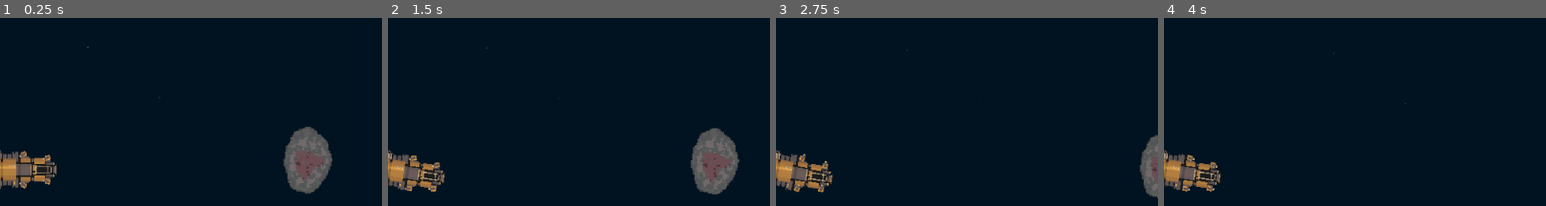
Above: before the commit, frames 1-4 (left to right).
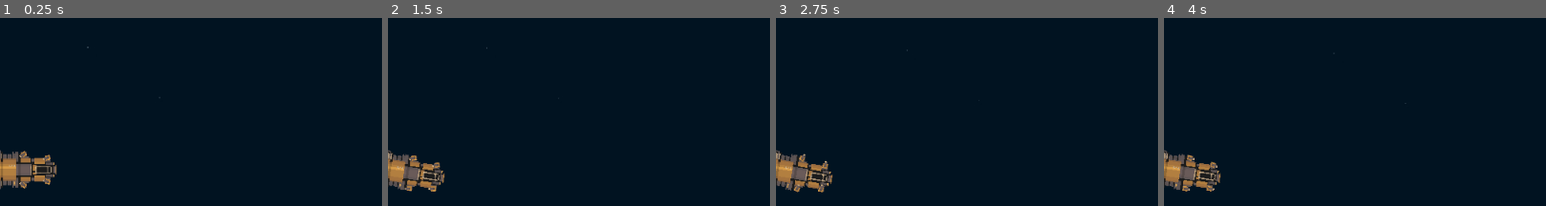
Above: after the commit, the same moments.

Repository: Senatrius/ablation
Game: Godot game, scene res://systems/game/game.tscn
Same seed, same stepped clock (60 frames per second), same inputs: the game is played once before the commit and once after it.
Inputs (mouse positions are % of the whole screen's width and height, from its top left):
- Up to frame 1 (0.25 s): no input
- Up to frame 2 (1.5 s): tap Enter at 0.5 s; move the mouse to (72, 51) at 0.52 s; hold D (turn_right) 0.53-1.28 s; hold S (decelerate) 0.53-1.28 s; move the mouse to (30, 63) at 1.27 s; hold A (turn_left) from 1.28 s (still down); click (30, 63) at 1.35 s
- Up to frame 3 (2.75 s): move the mouse to (60, 32) at 2.02 s; release A (turn_left) at 2.03 s; hold D (turn_right) from 2.03 s (still down); hold S (decelerate) from 2.03 s (still down)
- Up to frame 4 (4 s): move the mouse to (45, 80) at 2.77 s; release D (turn_right) at 2.78 s; release S (decelerate) at 2.78 s; hold W (accelerate) 2.78-3.53 s; click (45, 80) at 2.85 s; tap Space at 3.5 s; move the mouse to (80, 74) at 3.52 s; hold A (turn_left) from 3.53 s (still down); hold S (decelerate) from 3.53 s (still down)
The pictures show only the part of the screen within x 50-100%, y 17-67%; the shares and areas given below are measured in that part.

The runs differ from the first frame. In frame 1, 3.4% of the frame differs, in the area x 74-87%, y 57-94%; in frame 2, 3.4%; in frame 3, 1.2%; in frame 4, nothing differs.
Error after the commit: Invalid access to property or key 'passes' on a base object of type 'Resource (AsteroidDefinition)'. (res://systems/asteroid/asteroid_generator.gd:86)

Commit message:
routine asteroid debugging

Diff:
--- a/systems/asteroid/asteroid.gd
+++ b/systems/asteroid/asteroid.gd
@@ -1,52 +1,40 @@
 @tool
 class_name Asteroid extends RigidBody2D
 
-## A chunk broke off. `material_counts` maps material index (into asteroid_def.materials) to cell count.
-## Listeners are copied onto fragments automatically, so connect once and you'll hear every piece.
 signal chunk_broken(material_counts: Dictionary[int, int], world_position: Vector2)
-## A disconnected piece split off as its own asteroid.
 signal fragment_spawned(fragment: Asteroid)
 
 const HIT_SEARCH_DISTANCE: float = 6.0
 const HIT_SEARCH_STEP: float = 0.5
-## How many visual damage stages a chunk goes through. Repainting is skipped between stages.
 const DAMAGE_PAINT_STEPS: int = 12
-## How far collision outlines are shrunk to clean up degenerate geometry. Invisible at this size.
 const COLLISION_CLEANUP_INSET: float = 0.01
 
 @export var asteroid_def: AsteroidDefinition
 @export var gen_seed: int = 0
-@export var collision_recalculation_interval: float = 0.1
-@export var mass_per_density: float = 0.01
+@export_range(0.0, 1.0, 0.01, "or_greater", "suffix:s") var collision_recalculation_interval: float = 0.1
+@export_range(0.0001, 1.0, 0.0001, "or_greater") var mass_per_density: float = 0.01
 
 @export_group("Chunks")
-## Average chunk diameter in cells.
-@export var chunk_size: float = 7.0
+@export_range(2.0, 32.0, 0.5, "or_greater") var chunk_size: float = 7.0
 @export_range(0.0, 0.9) var chunk_size_variation: float = 0.45
-## Chunks smaller than this get merged into a neighbour.
-@export var min_chunk_cells: int = 8
-## Multiplier on a chunk's summed cell durability. 1.0 = same total work as the old per-cell mining.
-@export var chunk_toughness: float = 1.0
-## Fraction of damage that also leaks into each neighbouring chunk. Builds chain breaks.
+@export_range(1, 64, 1, "or_greater") var min_chunk_cells: int = 8
+@export_range(0.05, 4.0, 0.05, "or_greater") var chunk_toughness: float = 1.0
 @export_range(0.0, 1.0) var damage_spread: float = 0.1
 
 @export_group("Breaking")
-## Disconnected pieces smaller than this crumble into debris instead of floating away.
-@export var min_fragment_cells: int = 40
+@export_range(0, 200, 1, "or_greater") var min_fragment_cells: int = 40
 @export var fragment_kick: float = 12.0
 @export var debris_min_speed: float = 20.0
 @export var debris_max_speed: float = 60.0
 @export var debris_max_spin: float = 4.0
 
 @export_group("Debug")
-## Tint every chunk a different colour. Press Generate to see it in the editor.
 @export var debug_show_chunks: bool = false
 
 @export_tool_button("Generate")
 var generate_button: Callable = generate
 
 var cells: PackedByteArray
-## Display-only now: the per-cell view of its chunk's damage, used for painting.
 var health: PackedFloat32Array
 var size: Vector2i
 var chunks: ChunkMap
@@ -65,7 +53,6 @@
 var _collision_interval: float = 0.0
 var _is_fragment: bool = false
 var _shape_owner: int = -1
-# Running sums over cells (in density units) so mass properties update in O(1) per removed cell.
 var _mass_sum: float = 0.0
 var _mass_moment: Vector2 = Vector2.ZERO
 var _mass_second_moment: float = 0.0
@@ -82,6 +69,7 @@
 	if asteroid_def == null:
 		return
 
+	_validate_settings()
 	_used_seed = gen_seed if gen_seed != 0 else randi()
 	_tint_offset = Vector2i.ZERO
 	size = Vector2i(asteroid_def.width, asteroid_def.height)
@@ -97,8 +85,28 @@
 		min_chunk_cells, chunk_toughness, _used_seed)
 	_build()
 
-
-## Everything that follows from `cells`, `health` and `chunks`. Shared by fresh asteroids and fragments.
+func _validate_settings() -> void:
+	var problems: PackedStringArray = PackedStringArray()
+	if chunk_size < 2.0:
+		problems.append("chunk_size %s -> 7.0" % chunk_size)
+		chunk_size = 7.0
+	if chunk_toughness <= 0.0:
+		problems.append("chunk_toughness %s -> 1.0" % chunk_toughness)
+		chunk_toughness = 1.0
+	if min_chunk_cells < 1:
+		problems.append("min_chunk_cells %s -> 8" % min_chunk_cells)
+		min_chunk_cells = 8
+	if mass_per_density <= 0.0:
+		problems.append("mass_per_density %s -> 0.01" % mass_per_density)
+		mass_per_density = 0.01
+	if debris_max_speed < debris_min_speed:
+		problems.append("debris_max_speed %s -> %s" % [debris_max_speed, debris_min_speed])
+		debris_max_speed = debris_min_speed
+
+	if not problems.is_empty():
+		push_warning("%s: invalid asteroid settings (check for overrides saved in the scene), using defaults: %s"
+			% [get_path() if is_inside_tree() else name, ", ".join(problems)])
+
 func _build() -> void:
 	_origin = -Vector2(size) / 2.0
 	_solid = 0
@@ -132,11 +140,9 @@
 		return
 
 	var cx: int = center % size.x
-	@warning_ignore("integer_division")
 	var cy: int = center / size.x
 	var reach: int = ceili(radius)
 
-	# Pool the damage per chunk instead of applying it to individual cells.
 	var hits: Dictionary[int, float] = {}
 	for dy: int in range(-reach, reach + 1):
 		for dx: int in range(-reach, reach + 1):
@@ -197,20 +203,18 @@
 
 	for i: int in indices:
 		var x: int = i % size.x
-		@warning_ignore("integer_division")
 		var y: int = i / size.x
 		debris_image.set_pixel(x - rect.position.x, y - rect.position.y, _image.get_pixel(x, y))
 		var material: int = cells[i] - 1
 		material_counts[material] = material_counts.get(material, 0) + 1
 
 	var local_center: Vector2 = _origin + Vector2(rect.position) + Vector2(rect.size) / 2.0
-	_spawn_debris(debris_image, local_center, world_direction)
+	_spawn_debris(debris_image, local_center, world_direction, material_counts)
 	chunk_broken.emit(material_counts, to_global(local_center))
 
 	chunks.forget(chunk)
 	_islands_dirty = true
 	_remove_cells(indices)
-
 
 func _remove_cells(indices: PackedInt32Array) -> void:
 	for i: int in indices:
@@ -230,12 +234,11 @@
 		_repaint_with_neighbours(i)
 
 
-func _spawn_debris(image: Image, local_center: Vector2, world_direction: Vector2) -> void:
+func _spawn_debris(image: Image, local_center: Vector2, world_direction: Vector2, material_count: Dictionary[int, int]) -> void:
 	var parent: Node = get_parent()
 	if parent == null or Engine.is_editor_hint():
 		return
 
-	# Fly out of the surface and back toward the shooter, plus whatever the asteroid was doing.
 	var outward: Vector2 = global_transform.basis_xform(local_center - center_of_mass).normalized()
 	var direction: Vector2 = (outward - world_direction.normalized() * 0.6).normalized()
 	var world_center: Vector2 = to_global(local_center)
@@ -243,16 +246,13 @@
 		+ direction.rotated(randf_range(-0.4, 0.4)) * randf_range(debris_min_speed, debris_max_speed)
 
 	var debris: ChunkDebris = ChunkDebris.new()
-	debris.setup(image, world_center, global_rotation, velocity, randf_range(-debris_max_spin, debris_max_spin))
+	debris.setup(image, world_center, global_rotation, velocity, randf_range(-debris_max_spin, debris_max_spin), material_count)
 	parent.add_child(debris)
 
 
 func _split_islands() -> void:
 	_islands_dirty = false
 
-	# Connectivity is checked on the chunk graph, not the cell grid: chunks are always internally
-	# connected and only ever removed whole, so two touching chunks stay touching while both exist.
-	# That's a few hundred nodes instead of tens of thousands of cells.
 	var islands: Array[PackedInt32Array] = []  # chunk ids per island
 	var island_cells: PackedInt32Array = PackedInt32Array()
 	var visited: PackedByteArray = PackedByteArray()
@@ -315,7 +315,6 @@
 
 	for i: int in indices:
 		var x: int = i % size.x - rect.position.x
-		@warning_ignore("integer_division")
 		var y: int = i / size.x - rect.position.y
 		var j: int = y * rect.size.x + x
 		fragment.cells[j] = cells[i]
@@ -327,7 +326,6 @@
 	fragment._is_fragment = true
 	_copy_settings_to(fragment)
 
-	# Place it exactly where those cells were, moving the way that part of the asteroid was moving.
 	var local_center: Vector2 = _origin + Vector2(rect.position) + Vector2(rect.size) / 2.0
 	var world_center: Vector2 = to_global(local_center)
 	var world_transform: Transform2D = Transform2D(global_rotation, world_center)
@@ -348,9 +346,7 @@
 	parent.add_child(fragment)
 	fragment_spawned.emit(fragment)
 
-
 func _instantiate_sibling() -> Asteroid:
-	# Prefer our own scene so fragments keep its layers, materials, child nodes, etc.
 	if not scene_file_path.is_empty():
 		var scene: PackedScene = load(scene_file_path) as PackedScene
 		if scene != null:
@@ -358,8 +354,8 @@
 			if node is Asteroid:
 				return node
 			node.free()
+
 	return Asteroid.new()
-
 
 func _copy_settings_to(fragment: Asteroid) -> void:
 	fragment.collision_recalculation_interval = collision_recalculation_interval
@@ -388,22 +384,17 @@
 	for connection: Dictionary in fragment_spawned.get_connections():
 		fragment.fragment_spawned.connect(connection.callable, connection.flags)
 
-
-## Accumulates one cell's contribution to the mass sums. `weight` is +1 to add, -1 to remove.
 func _add_cell_mass(i: int, weight: float) -> void:
 	var density: float = asteroid_def.materials[cells[i] - 1].density * weight
-	@warning_ignore("integer_division")
 	var position_local: Vector2 = _origin + Vector2(i % size.x + 0.5, i / size.x + 0.5)
 	_mass_sum += density
 	_mass_moment += position_local * density
 	_mass_second_moment += position_local.length_squared() * density
 
-
-## Godot's automatic centre of mass goes by where the collision shape nodes sit, not where their
-## area is, so it would land on the grid corner. Mass, centre and inertia come from the cells instead.
 func _apply_mass_properties() -> void:
-	if _mass_sum <= 0.0:
-		return
+	if Engine.is_editor_hint() or _mass_sum <= 0.0:
+		return
+
 	var centre: Vector2 = _mass_moment / _mass_sum
 	center_of_mass_mode = RigidBody2D.CENTER_OF_MASS_MODE_CUSTOM
 	center_of_mass = centre
@@ -416,11 +407,9 @@
 func _global_center_of_mass() -> Vector2:
 	return to_global(center_of_mass)
 
-
 func _velocity_at(world_point: Vector2) -> Vector2:
 	var r: Vector2 = world_point - _global_center_of_mass()
 	return linear_velocity + Vector2(-r.y, r.x) * angular_velocity
-
 
 func _chunks_in(indices: PackedInt32Array) -> PackedInt32Array:
 	var found: Dictionary[int, bool] = {}
@@ -430,26 +419,23 @@
 			found[chunk] = true
 	return PackedInt32Array(found.keys())
 
-
 func _bounds_of(indices: PackedInt32Array) -> Rect2i:
 	var min_cell: Vector2i = size
 	var max_cell: Vector2i = Vector2i(-1, -1)
+
 	for i: int in indices:
-		@warning_ignore("integer_division")
 		var cell: Vector2i = Vector2i(i % size.x, i / size.x)
 		min_cell = min_cell.min(cell)
 		max_cell = max_cell.max(cell)
+
 	return Rect2i(min_cell, max_cell - min_cell + Vector2i.ONE)
-
 
 func _draw() -> void:
 	if _texture:
 		draw_texture(_texture, _origin)
 
-
 func _find_solid_cell(world_point: Vector2, world_direction: Vector2) -> int:
 	var step: Vector2 = global_transform.basis_xform_inv(world_direction).normalized() * HIT_SEARCH_STEP
-	# Start a pixel early, in case the collision outline sits inside the visible rock.
 	var pos: Vector2 = to_local(world_point) - _origin - step * 2.0
 
 	var travelled: float = 0.0
@@ -464,7 +450,6 @@
 		travelled += HIT_SEARCH_STEP
 	return -1
 
-
 func _repaint_with_neighbours(i: int) -> void:
 	_repaint(i)
 	var x: int = i % size.x
@@ -477,21 +462,16 @@
 	if i < cells.size() - size.x:
 		_repaint(i + size.x)
 
-
 func _repaint(i: int) -> void:
 	var x: int = i % size.x
-	@warning_ignore("integer_division")
 	var y: int = i / size.x
 	_image.set_pixel(x, y, _painter.colour_at(cells, health, chunks.ids, i, x, y))
 	_texture_dirty = true
 
-
 func _rebuild_collision() -> void:
 	_collision_dirty = false
 	_collision_interval = collision_recalculation_interval
 
-	# Shapes go straight onto the body through a shape owner (what CollisionPolygon2D does internally),
-	# so there's no node per convex piece and old shapes are gone immediately.
 	if _shape_owner == -1:
 		_shape_owner = create_shape_owner(self)
 	shape_owner_set_transform(_shape_owner, Transform2D(0.0, _origin))
@@ -505,30 +485,23 @@
 			convex.points = piece
 			shape_owner_add_shape(_shape_owner, convex)
 
-
-## Splits one traced outline into convex pieces, the same thing CollisionPolygon2D's BUILD_SOLIDS does,
-## but robust against the outlines opaque_to_polygons produces for 1-cell-wide spikes: simplification
-## folds those into zero-width "out and back" edges, which convex decomposition rejects outright
-## (and CollisionPolygon2D then loses ALL of its collision).
 static func _convex_pieces(outline: PackedVector2Array) -> Array[PackedVector2Array]:
 	var pieces: Array[PackedVector2Array] = []
 	var outline_clockwise: bool = Geometry2D.is_polygon_clockwise(outline)
 
-	# Shrinking by a hair makes Clipper drop zero-width spikes and split pinch points apart.
 	for cleaned: PackedVector2Array in Geometry2D.offset_polygon(outline, -COLLISION_CLEANUP_INSET, Geometry2D.JOIN_MITER):
 		if cleaned.size() < 3 or Geometry2D.is_polygon_clockwise(cleaned) != outline_clockwise:
-			continue  # degenerate, or a hole produced by the offset
+			continue
+
 		pieces.append_array(Geometry2D.decompose_polygon_in_convex(cleaned))
 
 	return pieces
-
 
 func _process(_delta: float) -> void:
 	if _texture_dirty:
 		_texture.update(_image)
 		_texture_dirty = false
 
-
 func _physics_process(delta: float) -> void:
 	if _islands_dirty and not Engine.is_editor_hint():
 		_split_islands()
--- a/systems/asteroid/asteroid.tscn
+++ b/systems/asteroid/asteroid.tscn
@@ -7,11 +7,9 @@
 texture_filter = 1
 collision_layer = 2
 collision_mask = 3
-mass = 92.15
 gravity_scale = 0.0
 center_of_mass_mode = 1
 center_of_mass = Vector2(-0.59522516, -0.24443841)
 inertia = 12303.492
 script = ExtResource("1_kps4p")
 asteroid_def = ExtResource("2_xyx6l")
-gen_seed = 2
--- a/systems/asteroid/asteroid_generator.gd
+++ b/systems/asteroid/asteroid_generator.gd
@@ -1,39 +1,49 @@
 class_name AsteroidGenerator extends RefCounted
 
-var _materials: Array[MaterialDefinition]
+## This asteroid's materials: the definition's list, plus anything passes added.
+var materials: Array[MaterialDefinition] = []
+## Per cell: 0 = centre, 1 = surface. Filled during shape generation.
+var depth: PackedFloat32Array
+
 var _data: AsteroidDefinition
 
-var _material_lookup: Dictionary[int, MaterialDefinition] = {}
 
 func _init(data: AsteroidDefinition) -> void:
-	_materials = data.materials
 	_data = data
+	materials = data.materials.duplicate()
 
-	for material: MaterialDefinition in _materials:
-		_material_lookup[material.grid_id] = material
+
+## The cell id for a material, adding it to this asteroid's list if needed.
+func material_id(material: MaterialDefinition) -> int:
+	var index: int = materials.find(material)
+	if index == -1:
+		materials.append(material)
+		index = materials.size() - 1
+	return index + 1
+
 
 func get_noise_bytes(noise: FastNoiseLite, size: Vector2i) -> PackedByteArray:
 	return noise.get_image(size.x, size.y, false, false, false).get_data()
 
+
 func generate_noise(gen_seed: int) -> FastNoiseLite:
 	var noise: FastNoiseLite = FastNoiseLite.new()
-
 	noise.seed = gen_seed
 	noise.noise_type = _data.noise_type
 	noise.frequency = _data.frequency
 	noise.fractal_type = _data.fractal_type
 	noise.fractal_gain = _data.gain
 	noise.fractal_octaves = _data.octaves
-
 	return noise
 
+
 func generate_cells(size: Vector2i, gen_seed: int) -> PackedByteArray:
+	var cells: PackedByteArray = PackedByteArray()
+	cells.resize(size.x * size.y)
+	depth = PackedFloat32Array()
+	depth.resize(size.x * size.y)
 
-	var cells: PackedByteArray = []
-	cells.resize(size.x * size.y)
-	cells.fill(0)
-
-	var center: Vector2 = Vector2(size) / 2
+	var center: Vector2 = Vector2(size) / 2.0
 	var radius: Vector2 = Vector2(size) * 0.42
 	var pixels_per_unit: float = minf(radius.x, radius.y)
 
@@ -47,35 +57,40 @@
 
 	var shape_data: PackedByteArray = get_noise_bytes(shape_noise, size)
 	var contour_data: PackedByteArray = get_noise_bytes(contour_noise, size)
-	var depth_data: PackedByteArray = get_noise_bytes(depth_noise, size)
 
 	var depth_fields: Array[PackedByteArray] = []
 	for b: int in _data.layer_boundaries.size():
-		depth_noise.offset = Vector3(b * 1000.0, 0.0, 0.0)
-		depth_fields.append(depth_data)
+		depth_noise.offset = Vector3(b * 1000.0, 0.0, 0.0)       # move first...
+		depth_fields.append(get_noise_bytes(depth_noise, size))  # ...then sample
 
-	for y: int in range(size.y):
-		for x: int in range(size.x):
+	for y: int in size.y:
+		for x: int in size.x:
+			var i: int = y * size.x + x
 			var local: Vector2 = (Vector2(x + 0.5, y + 0.5) - center) / radius
 			var distance: float = local.length()
 
-			var i: int = y * size.x + x
 			var edge: float = 1.0
 			edge += (shape_data[i] / 127.5 - 1.0) * 0.22
 			edge += (contour_data[i] / 127.5 - 1.0) * 0.055
-
 			if distance > edge:
 				continue
 
-			var depth: float = distance / edge  # 0 = center, 1 = surface
-			cells[y * size.x + x] = _pick_layer(depth, depth_fields, i) + 1
+			var d: float = distance / edge
+			depth[i] = d
+			cells[i] = _pick_layer(d, depth_fields, i) + 1
 
-	return IslandManager.keep_largest(cells, size)
+	cells = IslandManager.keep_largest(cells, size)
 
-func _pick_layer(depth: float, depth_fields: Array[PackedByteArray], i: int) -> int:
+	var rng: RandomNumberGenerator = RandomNumberGenerator.new()
+	rng.seed = gen_seed
+	for generation_pass: GenerationPass in _data.passes:
+		cells = generation_pass.apply(self, cells, size, rng)
+	return cells
+
+
+func _pick_layer(d: float, depth_fields: Array[PackedByteArray], i: int) -> int:
 	for b: int in _data.layer_boundaries.size():
 		var wobble: float = (depth_fields[b][i] / 127.5 - 1.0) * _data.layer_variation[b]
-		if depth + wobble >= _data.layer_boundaries[b]:
+		if d + wobble >= _data.layer_boundaries[b]:
 			return b
-
 	return _data.materials.size() - 1
--- a/systems/asteroid/asteroid_painter.gd
+++ b/systems/asteroid/asteroid_painter.gd
@@ -65,9 +65,6 @@
 
 	if _is_edge(cells, i, x, y):
 		colour = colour.darkened(EDGE_TINT)
-
-	if _is_edge(cells, i, x, y):
-		colour = colour.darkened(EDGE_TINT)
 	elif damage > CRACK_START and _is_seam(chunk_ids, i):
 		colour = colour.darkened(smoothstep(CRACK_START, 1.0, damage) * CRACK_TINT)
 
--- a/systems/debris/chunk_debris.gd
+++ b/systems/debris/chunk_debris.gd
@@ -8,24 +8,24 @@
 const DRAG: float = 1.5
 const LIFETIME: float = 30.0
 
-var contents: Dictionary[StringName, int] = {}
+var _contents: Dictionary[int, int] = {}
 
 var _velocity: Vector2
 var _spin: float
 var _age: float = 0.0
-var _target: Node2D
+var _target: Player
 
-func setup(image: Image, world_position: Vector2, world_rotation: float, velocity: Vector2, spin: float) -> void:
+func setup(image: Image, world_position: Vector2, world_rotation: float, velocity: Vector2, spin: float, material_contents: Dictionary[int, int]) -> void:
 	texture = ImageTexture.create_from_image(image)
 	texture_filter = CanvasItem.TEXTURE_FILTER_NEAREST
-	top_level = true
 	position = world_position
 	rotation = world_rotation
 	_velocity = velocity
 	_spin = spin
+	_contents = material_contents
 
 func _ready() -> void:
-	_target = get_tree().get_first_node_in_group("player") as Node2D
+	_target = get_tree().get_first_node_in_group("player") as Player
 
 func _physics_process(delta: float) -> void:
 	_age += delta
@@ -40,8 +40,7 @@
 		var distance: float = to_target.length()
 
 		if distance < COLLECT_RADIUS:
-			if _target.has_method("collect"):
-				_target.collect(contents)
+			_target.collect(_contents)
 			queue_free()
 			return
 
--- a/systems/debris/chunk_map.gd
+++ b/systems/debris/chunk_map.gd
@@ -7,8 +7,11 @@
 var hp: PackedFloat32Array
 var damage: PackedFloat32Array
 var neighbours: Array[PackedInt32Array] = []
+var pocket_of: PackedInt32Array
+var pockets: Array[PackedInt32Array] = []
+var pocket_fuel: PackedInt32Array
+var pocket_material: PackedInt32Array
 var members: Array[PackedInt32Array] = []
-
 
 static func build(cells: PackedByteArray, grid_size: Vector2i, materials: Array[MaterialDefinition], chunk_size: float, size_variation: float, min_cells: int, toughness: float, rng_seed: int) -> ChunkMap:
 	var regions: PackedInt32Array = _voronoi_regions(cells, grid_size, chunk_size, size_variation, rng_seed)
@@ -61,6 +64,10 @@
 	map.hp = hp
 	map.damage = damage.duplicate()
 	map.neighbours = neighbours
+	map.pocket_of = pocket_of
+	map.pockets = pockets
+	map.pocket_fuel = pocket_fuel
+	map.pocket_material = pocket_material
 	map._rebuild_members(hp.size())
 	return map
 
@@ -252,6 +259,55 @@
 		roots[c] = r
 	return roots
 
+func find_pockets(cells: PackedByteArray, materials: Array[MaterialDefinition]) -> void:
+	var chunk_count: int = hp.size()
+	var volatile_cells: PackedInt32Array = PackedInt32Array()
+	volatile_cells.resize(chunk_count)
+	var gas_id: PackedInt32Array = PackedInt32Array()
+	gas_id.resize(chunk_count)
+
+	for c: int in chunk_count:
+		for i: int in members[c]:
+			if materials[cells[i] - 1].effect == MaterialDefinition.Effects.VOLATILE:
+				volatile_cells[c] += 1
+				gas_id[c] = cells[i]
+
+	pocket_of = PackedInt32Array()
+	pocket_of.resize(chunk_count)
+	pocket_of.fill(EMPTY)
+	pockets.clear()
+	pocket_fuel = PackedInt32Array()
+	pocket_material = PackedInt32Array()
+
+	var queue: PackedInt32Array = PackedInt32Array()
+	for start: int in chunk_count:
+		if not _is_volatile(start, volatile_cells) or pocket_of[start] != EMPTY:
+			continue
+
+		var p: int = pockets.size()
+		pocket_of[start] = p
+		queue.clear()
+		queue.append(start)
+		var fuel: int = 0
+		var head: int = 0
+		while head < queue.size():
+			var c: int = queue[head]
+			head += 1
+			fuel += volatile_cells[c]
+			for neighbour: int in neighbours[c]:
+				if pocket_of[neighbour] == EMPTY and _is_volatile(neighbour, volatile_cells):
+					pocket_of[neighbour] = p
+					queue.append(neighbour)
+
+		pockets.append(queue.duplicate())
+		pocket_fuel.append(fuel)
+		pocket_material.append(gas_id[start])
+
+
+## A chunk counts as volatile when most of its cells are.
+func _is_volatile(c: int, volatile_cells: PackedInt32Array) -> bool:
+	return volatile_cells[c] * 2 > members[c].size()
+
 static func _consider(i: int, n: int, c: int, cells: PackedByteArray, labels: PackedInt32Array, sizes: PackedInt32Array, target: PackedInt32Array, target_score: PackedFloat32Array) -> void:
 	var d: int = labels[n]
 	if d == EMPTY or d == c:
--- a/systems/game/game.tscn
+++ b/systems/game/game.tscn
@@ -24,73 +24,7 @@
 texture = ExtResource("3_tsptn")
 
 [node name="Asteroid" parent="." unique_id=636778119 instance=ExtResource("4_mprjm")]
-position = Vector2(495, 283)
+position = Vector2(321, 88)
 mass = 0.1
 center_of_mass = Vector2(-4.4548445, 5.6581445)
 inertia = 0.01
-collision_recalculation_interval = 0.0
-mass_per_density = 0.0
-chunk_size = 0.0
-chunk_size_variation = 0.0
-min_chunk_cells = 0
-chunk_toughness = 0.0
-damage_spread = 0.0
-min_fragment_cells = 0
-fragment_kick = 0.0
-debris_min_speed = 0.0
-debris_max_speed = 0.0
-debris_max_spin = 0.0
-
-[node name="Asteroid2" parent="." unique_id=552152055 instance=ExtResource("4_mprjm")]
-position = Vector2(429, 368)
-mass = 0.1
-center_of_mass = Vector2(-4.4548445, 5.6581445)
-inertia = 0.01
-collision_recalculation_interval = 0.0
-mass_per_density = 0.0
-chunk_size = 0.0
-chunk_size_variation = 0.0
-min_chunk_cells = 0
-chunk_toughness = 0.0
-damage_spread = 0.0
-min_fragment_cells = 0
-fragment_kick = 0.0
-debris_min_speed = 0.0
-debris_max_speed = 0.0
-debris_max_spin = 0.0
-
-[node name="Asteroid3" parent="." unique_id=1996561616 instance=ExtResource("4_mprjm")]
-position = Vector2(140, 309)
-mass = 0.1
-center_of_mass = Vector2(-4.4548445, 5.6581445)
-inertia = 0.01
-collision_recalculation_interval = 0.0
-mass_per_density = 0.0
-chunk_size = 0.0
-chunk_size_variation = 0.0
-min_chunk_cells = 0
-chunk_toughness = 0.0
-damage_spread = 0.0
-min_fragment_cells = 0
-fragment_kick = 0.0
-debris_min_speed = 0.0
-debris_max_speed = 0.0
-debris_max_spin = 0.0
-
-[node name="Asteroid5" parent="." unique_id=700620523 instance=ExtResource("4_mprjm")]
-position = Vector2(384, 84)
-mass = 0.1
-center_of_mass = Vector2(-4.4548445, 5.6581445)
-inertia = 0.01
-collision_recalculation_interval = 0.0
-mass_per_density = 0.0
-chunk_size = 0.0
-chunk_size_variation = 0.0
-min_chunk_cells = 0
-chunk_toughness = 0.0
-damage_spread = 0.0
-min_fragment_cells = 0
-fragment_kick = 0.0
-debris_min_speed = 0.0
-debris_max_speed = 0.0
-debris_max_spin = 0.0
